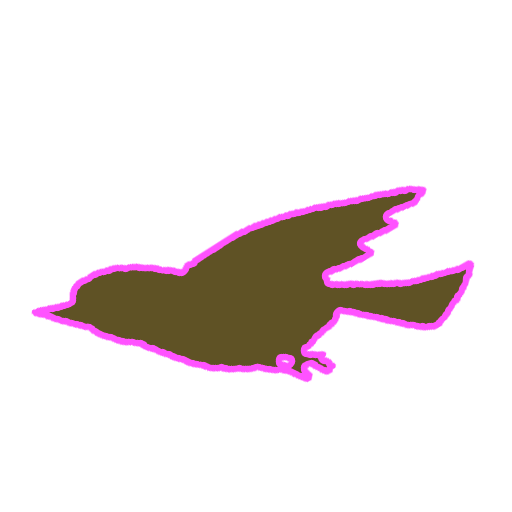
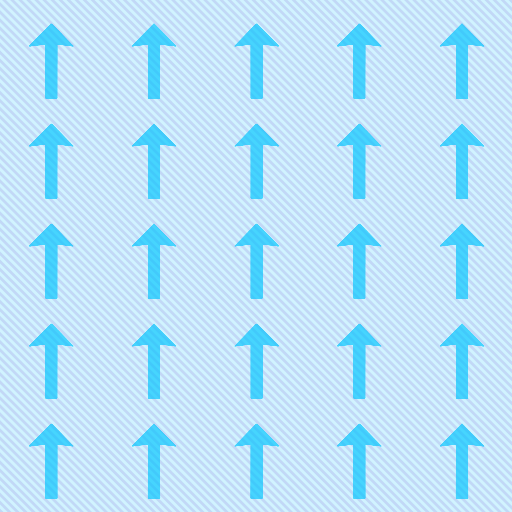
Revision of a layered w=512, h=512 image; what changed, layer by layer:
added group "Wind 2" (1st of 2) with 10 layers above "Wind" over [0, 0, 512, 512]
added group "Arrows" (overlay, 90%) with 1 layers in group "Wind 2" over [0, 0, 512, 512]
added layer "Color" (75%) in group "Arrows" over [0, 0, 512, 512]
added group "Wind 2" (2nd of 2, in "Wind 2") with 7 layers in group "Wind 2" over [0, 0, 512, 512]
added layer "Layer 23" in group "Wind 2" over [0, 0, 512, 512]
added layer "Layer 20" in group "Wind 2" over [0, 0, 512, 512]
added layer "Layer 8" (1st of 2, in "Wind 2" › "Wind 2") in group "Wind 2" over [0, 0, 512, 512]
hid group "Character" (16 layers) over [0, 0, 512, 512]
